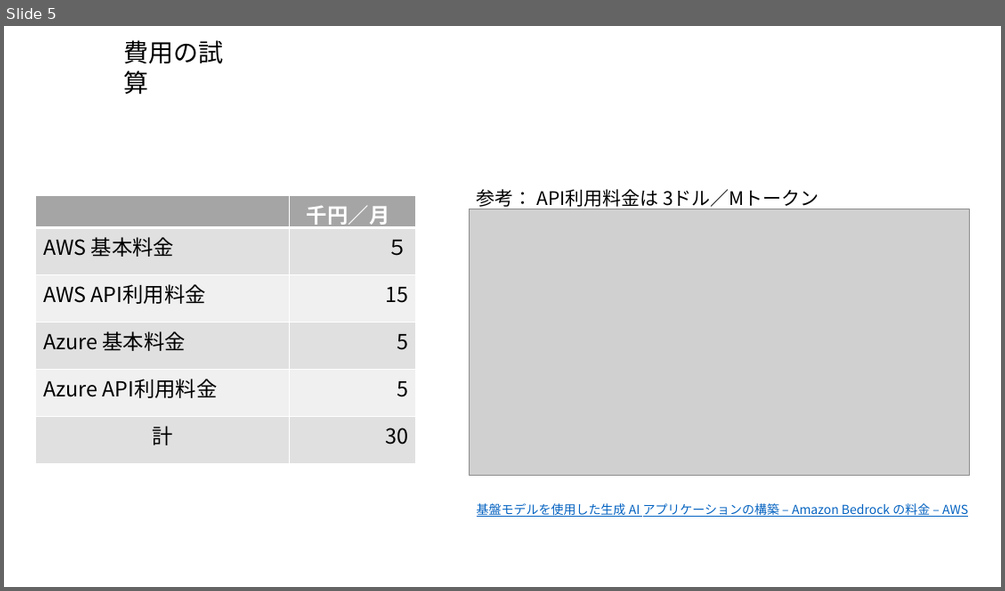
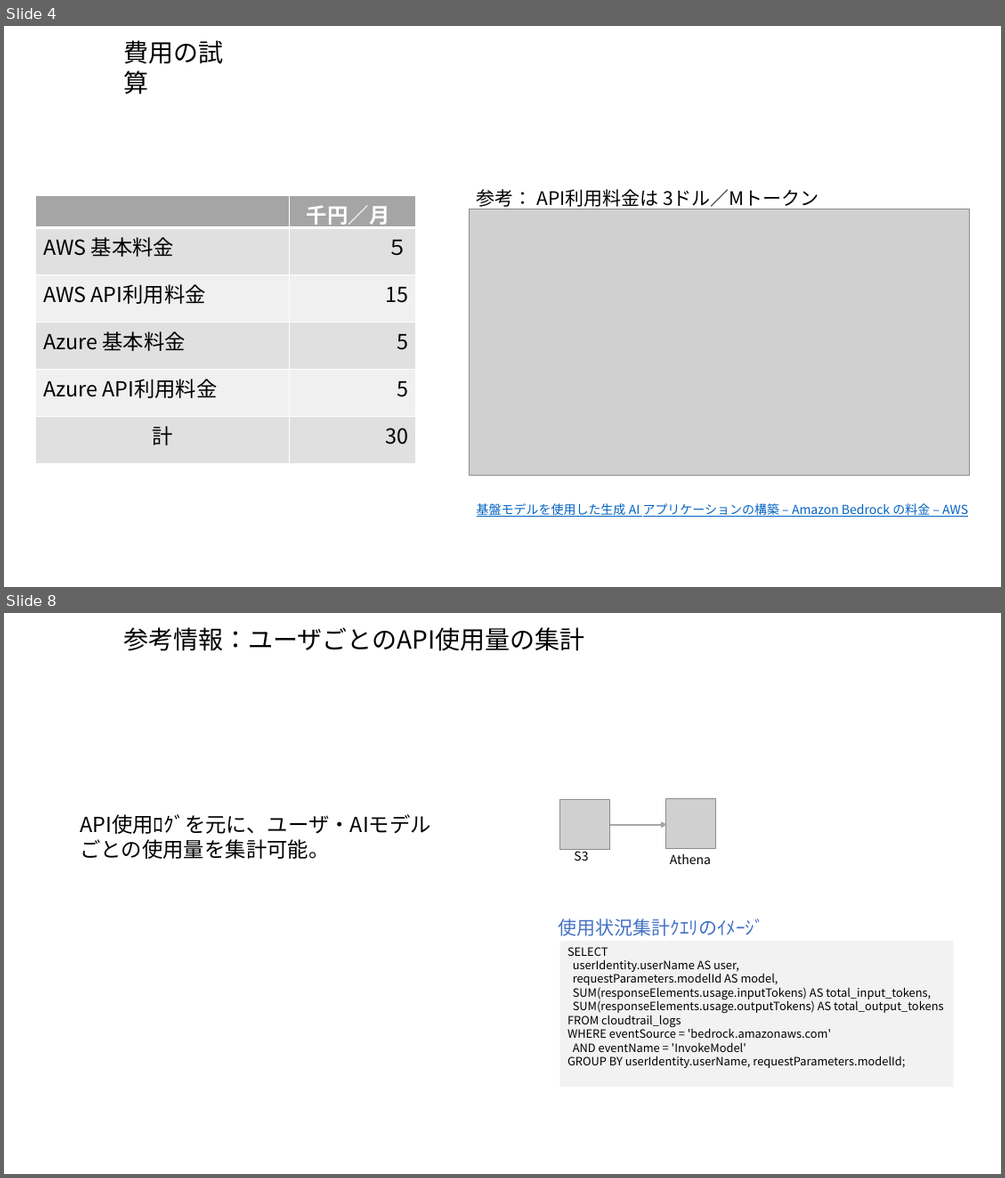
Before and after one commit to kiri0408/tyaga, a slide deck: aws_memo.pptx. Shown one above the other, each under a label of ours: slide 5 before the commit, slides 4 and 8 after it; the slides between them are not shown. The pictures are 1005x591 and 1005x1178 pixels, drawn with LibreOffice and Linux fonts; fonts in the diff are those of the drawing; grey boxes stand for pictures. Boxes give left, top, right and bottom in pixels: in the first picture for what was removed or moved away, otherwise in the second. Text is boxed around its words. In the diff, an @@ line names an element or a change of style, - is before the commit and + after.

```diff
--- a/aws_memo.pptx
+++ b/aws_memo.pptx
@@ slide 8 added at (x1=4, y1=613, x2=1001, y2=1174), background #FFFFFF @@
@@ text added at (x1=123, y1=627, x2=584, y2=651), 24 pt, text #000000 @@
+参考情報：ユーザごとのAPI使用量の集計
@@ picture added at (x1=666, y1=798, x2=716, y2=849) @@
@@ text added at (x1=80, y1=814, x2=431, y2=859), 20 pt, text #000000 @@
+API使用ﾛｸﾞを元に、ユーザ・AIモデルごとの使用量を集計可能。
@@ picture added at (x1=560, y1=800, x2=610, y2=850) @@
@@ arrow added from (610, 825) to (667, 825), #A6A6A6 1.5 pt @@
@@ text added at (x1=574, y1=848, x2=588, y2=860), 12 pt, text #000000 @@
+S3
@@ text added at (x1=670, y1=854, x2=711, y2=864), 12 pt, text #000000 @@
+Athena
@@ text added at (x1=558, y1=918, x2=764, y2=936), 18 pt, text #4472C4 @@
+使用状況集計ｸｴﾘのｲﾒｰｼﾞ
@@ rectangle added at (x1=560, y1=941, x2=954, y2=1086), fill #F2F2F2, 11 pt, text #000000 @@
+SELECT
+userIdentity.userName AS user,
+requestParameters.modelId AS model,
+SUM(responseElements.usage.inputTokens) AS total_input_tokens,
+SUM(responseElements.usage.outputTokens) AS total_output_tokens
+FROM cloudtrail_logs
+WHERE eventSource = 'bedrock.amazonaws.com'
+AND eventName = 'InvokeModel'
+GROUP BY userIdentity.userName, requestParameters.modelId;
@@ what was slide 5 is now slide 4 @@
```
Also in this commit, not shown: 3 slides changed, 2 other slides added, 1 slide removed.
